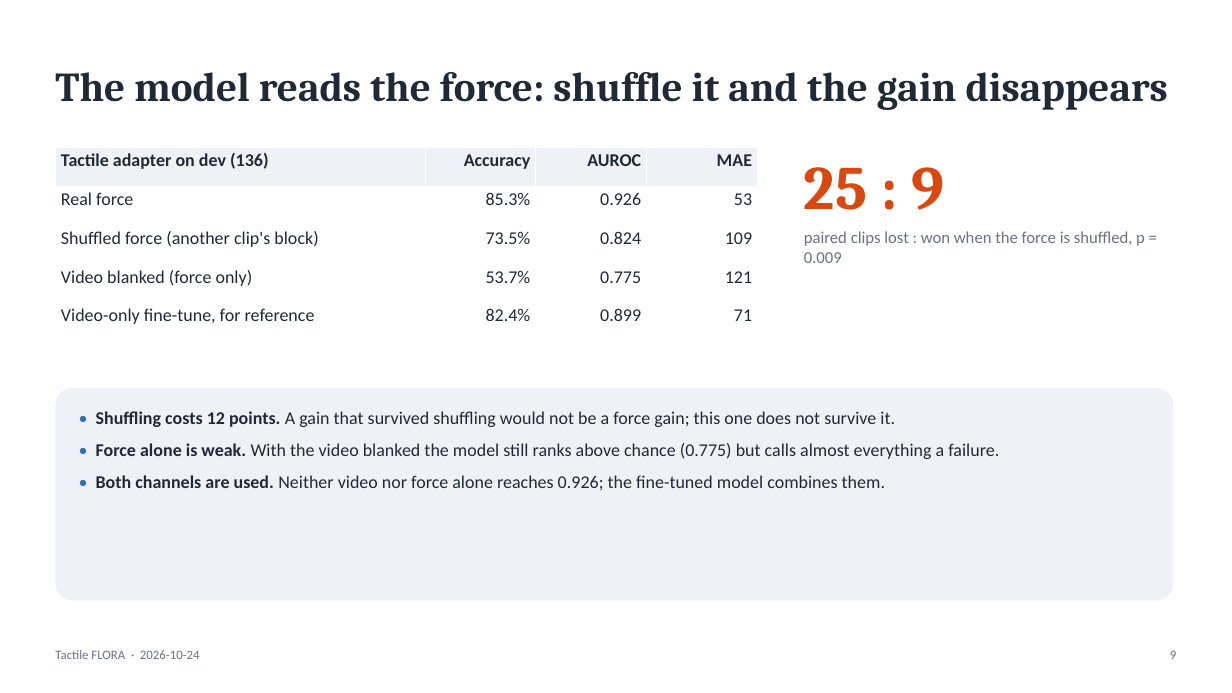
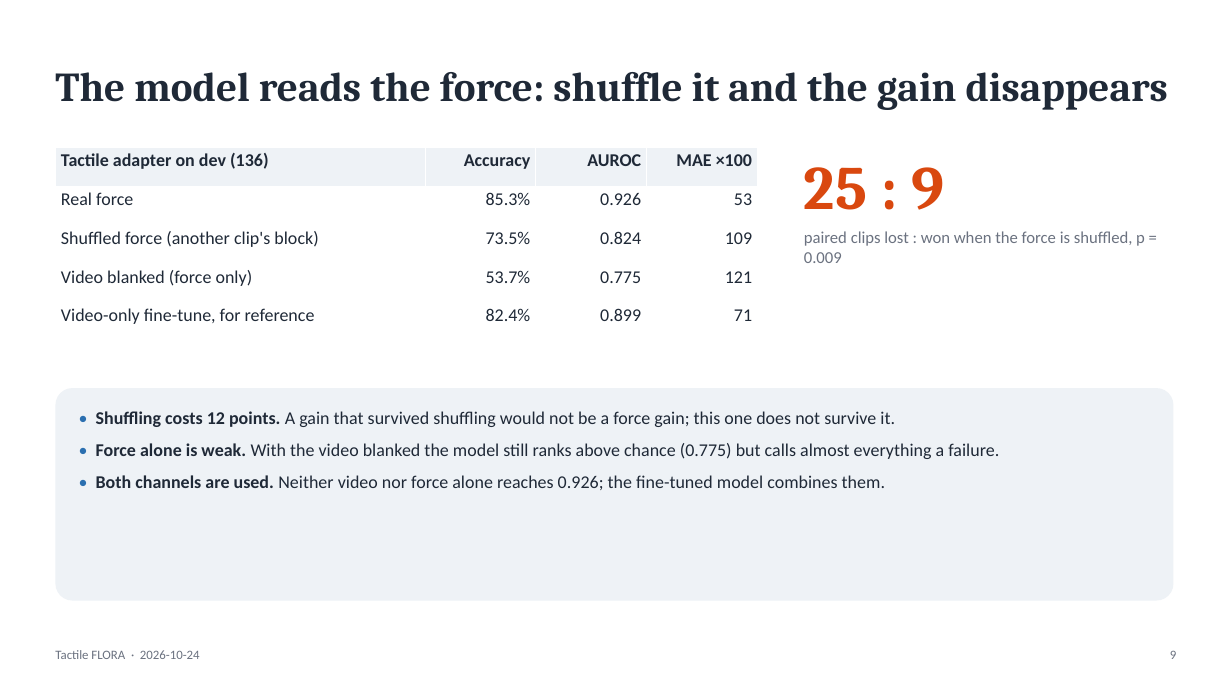
Before and after one commit to ogershony/tactile-flora, a slide deck: slide 9 of writeup/slides/tactile-flora.pptx. Drawn at 1232x693 pixels with LibreOffice and Linux fonts; fonts in the diff are those of the drawing. Boxes give left, top, right and bottom in pixels: in the first picture for what was removed or moved away, otherwise in the second. Text is boxed around its words. In the diff, an @@ line names an element or a change of style, - is before the commit and + after.

```diff
--- a/writeup/slides/tactile-flora.pptx
+++ b/writeup/slides/tactile-flora.pptx
@@ table at (55,148,758,342) @@
-row 1, column 4: MAE
+row 1, column 4: MAE ×100
```
Also in this commit, not shown: 5 other slides changed, 10 other files.
